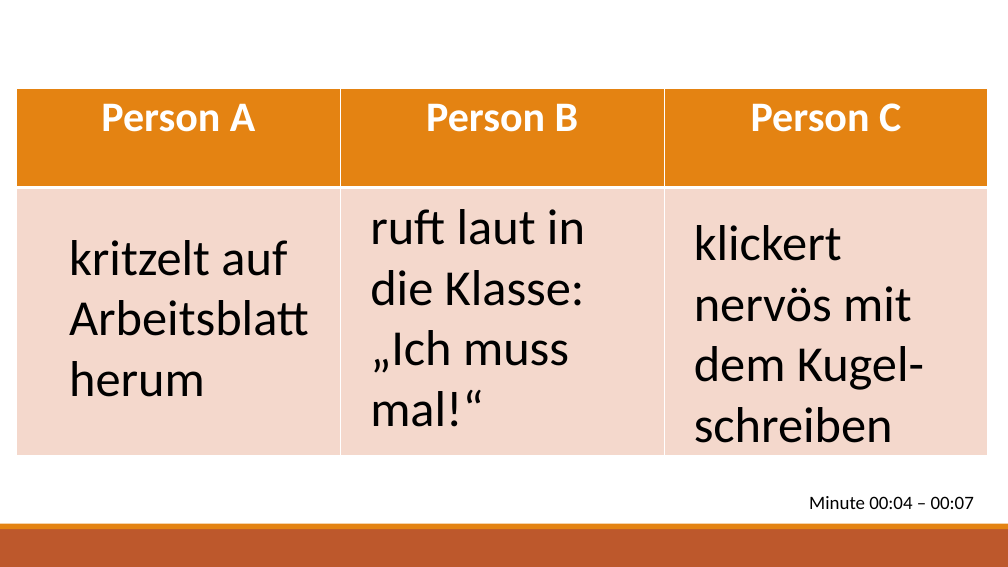
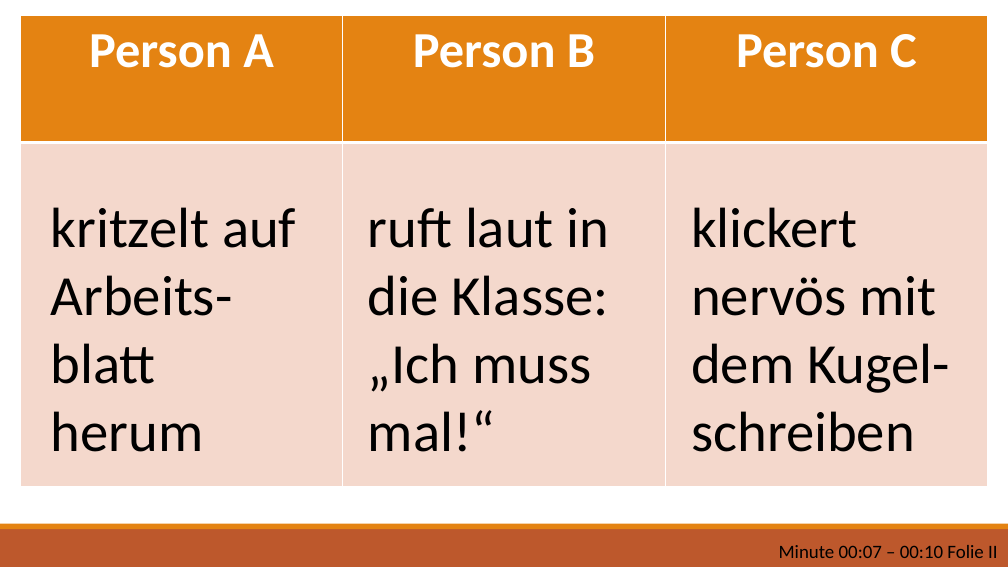
Before and after one commit to ginaamri/Mandy-PhD, a slide deck: slide 6 of studies/labor study_A/script_labpilotpersonD.pptx. Drawn at 1008x567 pixels with LibreOffice and Linux fonts; fonts in the diff are those of the drawing. Boxes give left, top, right and bottom in pixels: in the first picture for what was removed or moved away, otherwise in the second. Text is boxed around its words. In the diff, an @@ line names an element or a change of style, - is before the commit and + after.

```diff
--- a/studies/labor study_A/script_labpilotpersonD.pptx
+++ b/studies/labor study_A/script_labpilotpersonD.pptx
@@ table at [20, 16, 989, 487] @@
@@ size 40 to 48 pt @@
@@ table: place and size @@
-table at [17, 88, 988, 455]
+table at [20, 16, 989, 487]
@@ text at [51, 207, 296, 452]: text changed; size 48 to 54 pt @@
-kritzelt auf Arbeitsblatt herum
+kritzelt auf Arbeits-blatt herum
@@ text "ruft laut in die Klasse:" at [368, 207, 610, 452]: size 48 to 54 pt @@
@@ text "klickert nervös mit dem Kugel-schreiben": place and size @@
-text "klickert nervös mit dem Kugel-schreiben" at [694, 225, 924, 443]
+text "klickert nervös mit dem Kugel-schreiben" at [691, 207, 950, 452]
@@ text "klickert nervös mit dem Kugel-schreiben" at [691, 207, 950, 452]: size 48 to 54 pt @@
@@ text at [779, 545, 997, 558]: text changed @@
-Minute 00:04 – 00:07
+Minute 00:07 – 00:10 Folie II
```
Also in this commit, not shown: 3 other slides changed, 1 slide added, 1 slide removed, 5 other files.
